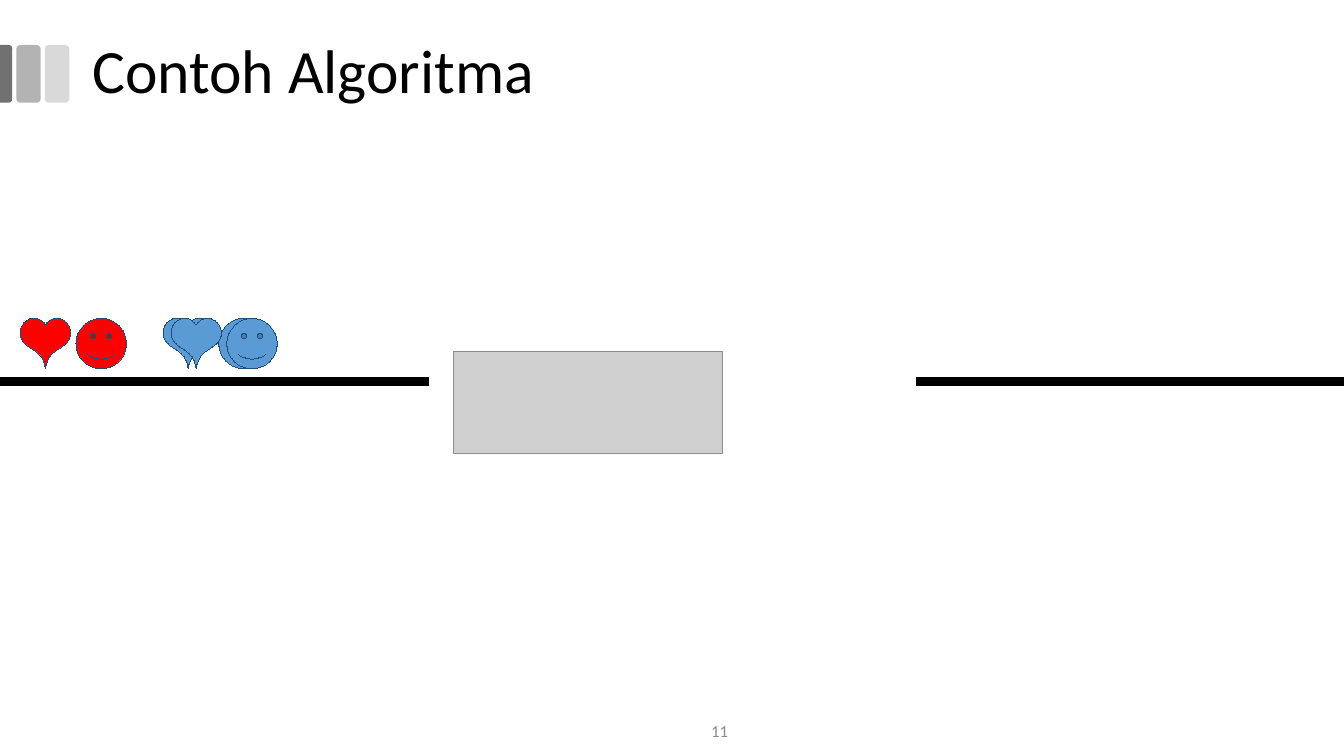
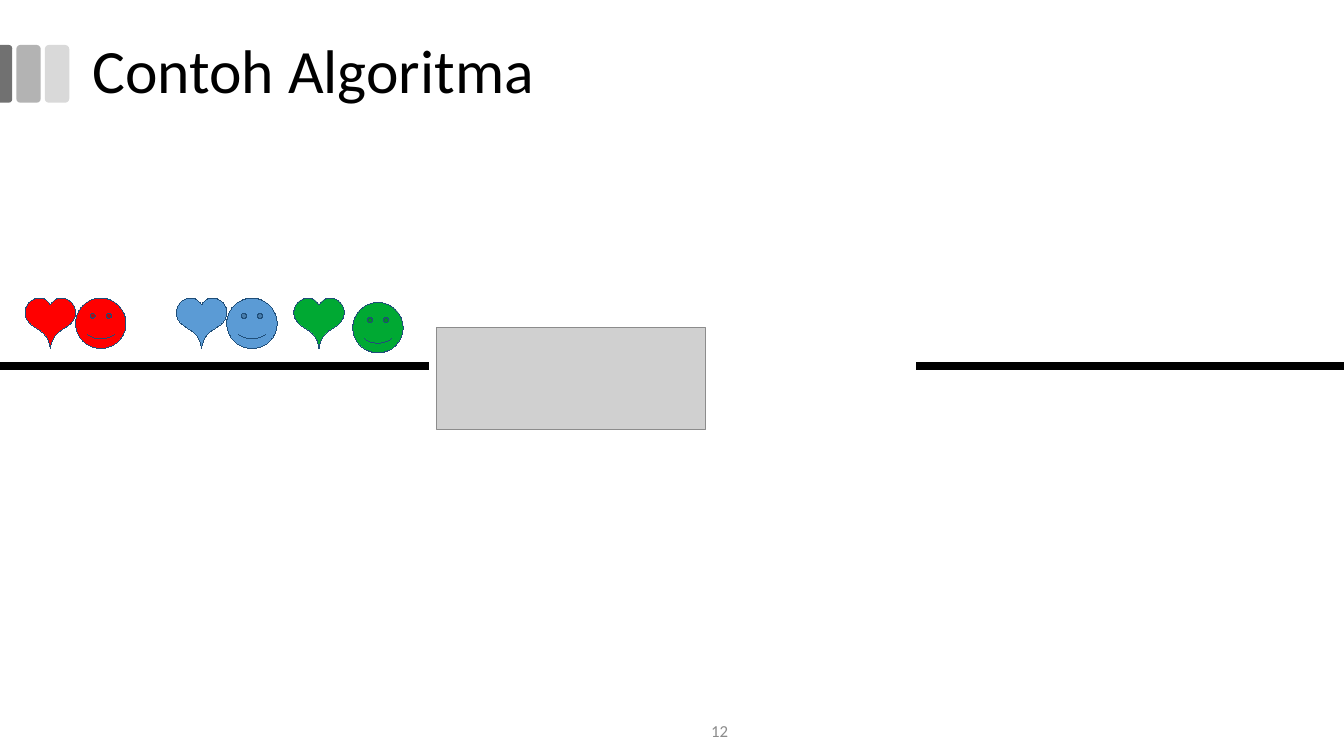
Before and after one commit to miftanurfarid/algoritme_pemrograman, a slide deck: slide 12 of slide/pertemuan_01/pertemuan_01.odp (slide 11 before the commit). Drawn at 1344x756 pixels with LibreOffice and Linux fonts; fonts in the diff are those of the drawing; grey boxes stand for pictures; background and template pictures are left out. Boxes give left, top, right and bottom in pixels: in the first picture for what was removed or moved away, otherwise in the second. Text is boxed around its words. In the diff, an @@ line names an element or a change of style, - is before the commit and + after.

```diff
--- a/slide/pertemuan_01/pertemuan_01.odp
+++ b/slide/pertemuan_01/pertemuan_01.odp
@@ freeform shape: place and size @@
-freeform shape at box(20, 319, 71, 369)
+freeform shape at box(25, 298, 76, 349)
@@ smiley face: place and size @@
-smiley face at box(76, 319, 126, 369)
+smiley face at box(76, 298, 126, 349)
@@ freeform shape: place and size @@
-freeform shape at box(171, 319, 222, 369)
+freeform shape at box(176, 298, 227, 349)
@@ smiley face: place and size @@
-smiley face at box(227, 319, 277, 369)
+smiley face at box(227, 298, 277, 349)
@@ freeform shape at box(294, 298, 345, 349): fill #5B9BD5 to #00A933 @@
@@ freeform shape: place and size @@
-freeform shape at box(163, 319, 214, 369)
+freeform shape at box(294, 298, 345, 349)
@@ smiley face: place and size @@
-smiley face at box(219, 319, 269, 369)
+smiley face at box(353, 302, 403, 353)
@@ smiley face at box(353, 302, 403, 353): fill #5B9BD5 to #00A933 @@
@@ picture: place and size @@
-picture at box(454, 352, 723, 454)
+picture at box(437, 328, 706, 430)
@@ rectangle: place and size @@
-rectangle at box(0, 378, 429, 386)
+rectangle at box(0, 362, 429, 370)
@@ rectangle: place and size @@
-rectangle at box(917, 378, 1344, 386)
+rectangle at box(917, 362, 1344, 370)
@@ page number at box(711, 726, 728, 737): text changed @@
-11
+12
```
Also in this commit, not shown: 2 other slides changed, 2 slides added, 1 other file.
